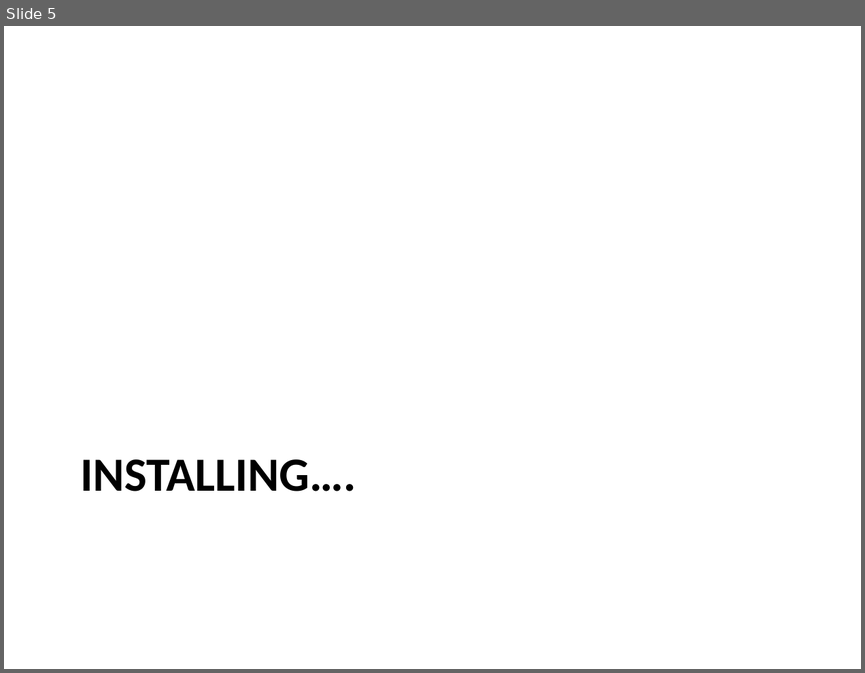
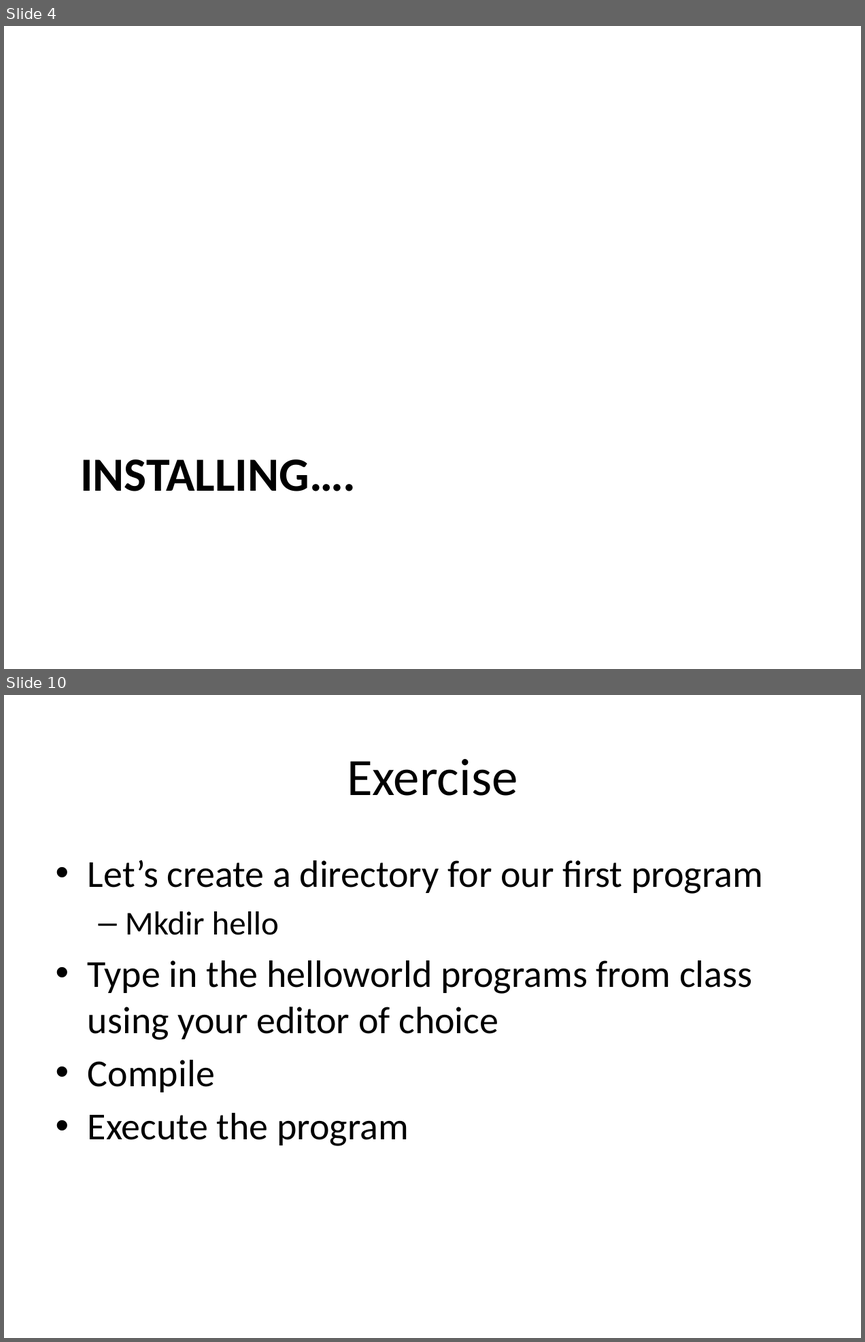
Before and after one commit to kinsidar/Spring2016, a slide deck: Slides/Lab1.pptx. Shown one above the other, each under a label of ours: slide 5 before the commit, slides 4 and 10 after it; the slides between them are not shown. The pictures are 865x673 and 865x1342 pixels, drawn with LibreOffice and Linux fonts; fonts in the diff are those of the drawing. Boxes give left, top, right and bottom in pixels: in the first picture for what was removed or moved away, otherwise in the second. Text is boxed around its words. In the diff, an @@ line names an element or a change of style, - is before the commit and + after.

```diff
--- a/Slides/Lab1.pptx
+++ b/Slides/Lab1.pptx
@@ slide 10 added at box(4, 695, 861, 1338), background #FFFFFF @@
@@ title added at box(347, 759, 517, 796), 44 pt, text #000000 @@
+Exercise
@@ text added at box(88, 860, 763, 1146), 32 pt, text #000000 @@
+• Let’s create a directory for our first program
+  – Mkdir hello
+• Type in the helloworld programs from class using your editor of choice
+• Compile
+• Execute the program
@@ what was slide 5 is now slide 4 @@
```
Also in this commit, not shown: 2 slides changed, 13 other slides added, 2 slides removed.
